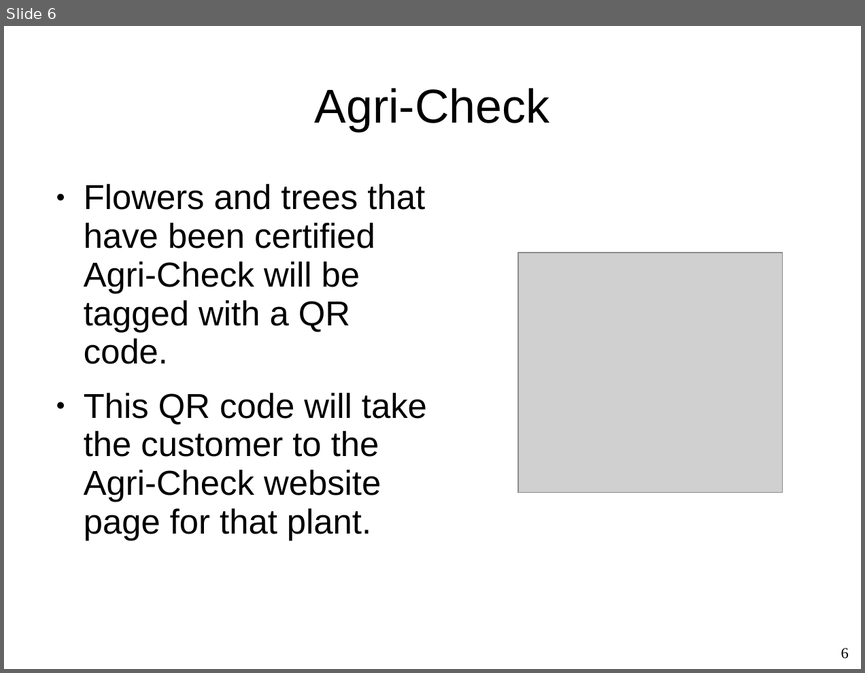
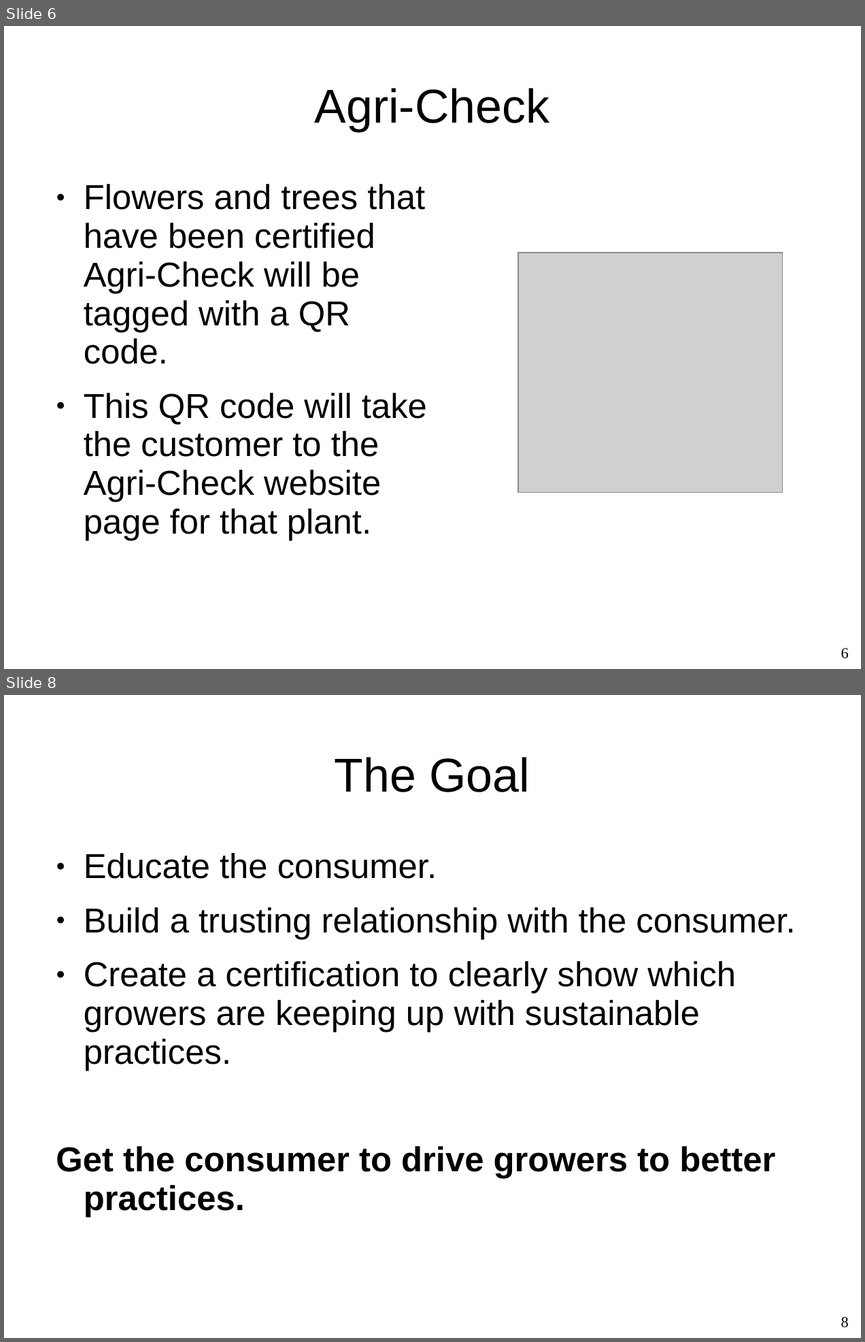
Before and after one commit to Whiteat/Hackathon2019, a slide deck: Presentation.ppt. Shown one above the other, each under a label of ours: slide 6 before the commit, slides 6 and 8 after it; the slides between them are not shown. The pictures are 865x673 and 865x1342 pixels, drawn with LibreOffice and Linux fonts; fonts in the diff are those of the drawing; grey boxes stand for pictures; background and template pictures are left out. Boxes give left, top, right and bottom in pixels: in the first picture for what was removed or moved away, otherwise in the second. Text is boxed around its words. In the diff, an @@ line names an element or a change of style, - is before the commit and + after.

```diff
--- a/Presentation.ppt
+++ b/Presentation.ppt
@@ slide 8 added at [4,695,861,1338], background picture (left out) @@
@@ title added at [334,757,530,792], 44 pt, text #000000 @@
+The Goal
@@ text added at [56,853,795,1217], 32 pt, text #000000 @@
+● Educate the consumer.
+● Build a trusting relationship with the consumer.
+● Create a certification to clearly show which growers are keeping up with sustainable practices.
+Get the consumer to drive growers to better practices.
@@ page number added at [841,1317,849,1327], 14 pt, text #000000 @@
+8
```
Also in this commit, not shown: 1 slide changed.
